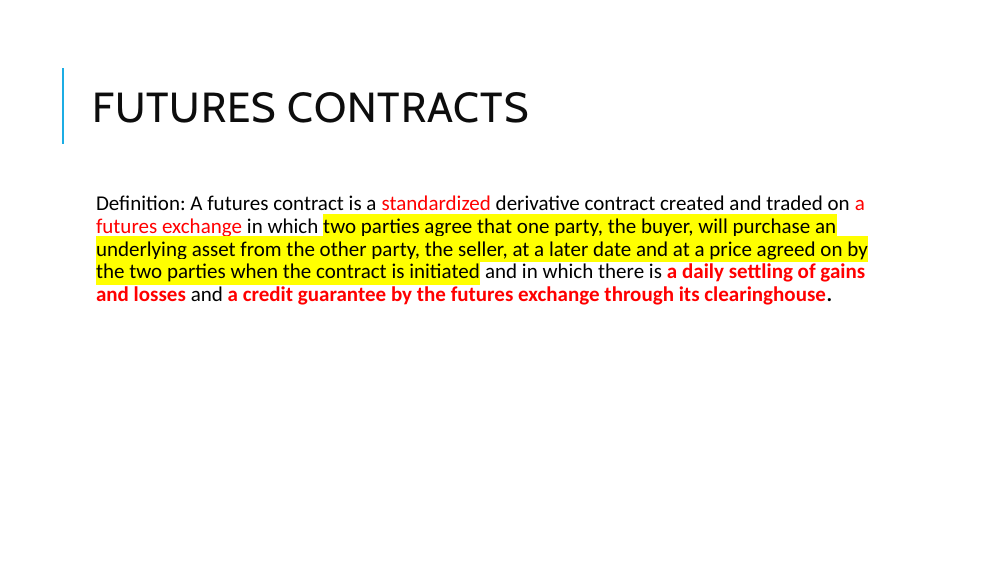
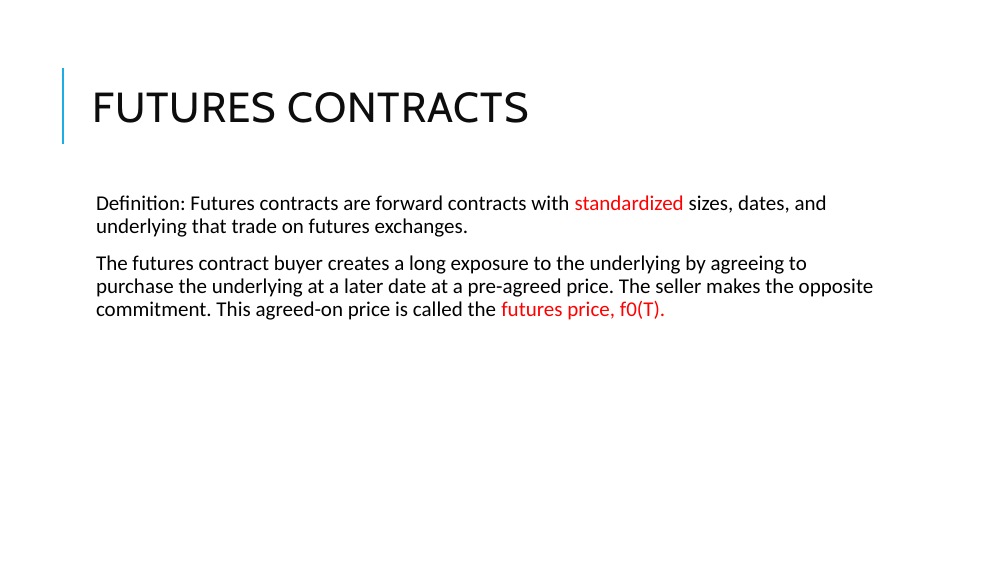
Before and after one commit to Isco0530/data, a slide deck: slide 11 of Derivatives.pptx. Drawn at 1008x567 pixels with LibreOffice and Linux fonts; fonts in the diff are those of the drawing. Boxes give left, top, right and bottom in pixels: in the first picture for what was removed or moved away, otherwise in the second. Text is boxed around its words. In the diff, an @@ line names an element or a change of style, - is before the commit and + after.

```diff
--- a/Derivatives.pptx
+++ b/Derivatives.pptx
@@ text at (96, 195, 874, 320): text changed @@
-  Definition: A futures contract is a standardized derivative contract created and traded on a futures exchange in which two parties agree that one party, the buyer, will purchase an underlying asset from the other party, the seller, at a later date and at a price agreed on by the two parties when the contract is initiated and in which there is a daily settling of gains and losses and a credit guarantee by the futures exchange through its clearinghouse.
+  Definition: Futures contracts are forward contracts with standardized sizes, dates, and underlying that trade on futures exchanges.
+  The futures contract buyer creates a long exposure to the underlying by agreeing to purchase the underlying at a later date at a pre-agreed price. The seller makes the opposite commitment. This agreed-on price is called the futures price, f0(T).
```
Also in this commit, not shown: 3 other slides changed, 1 other file.
